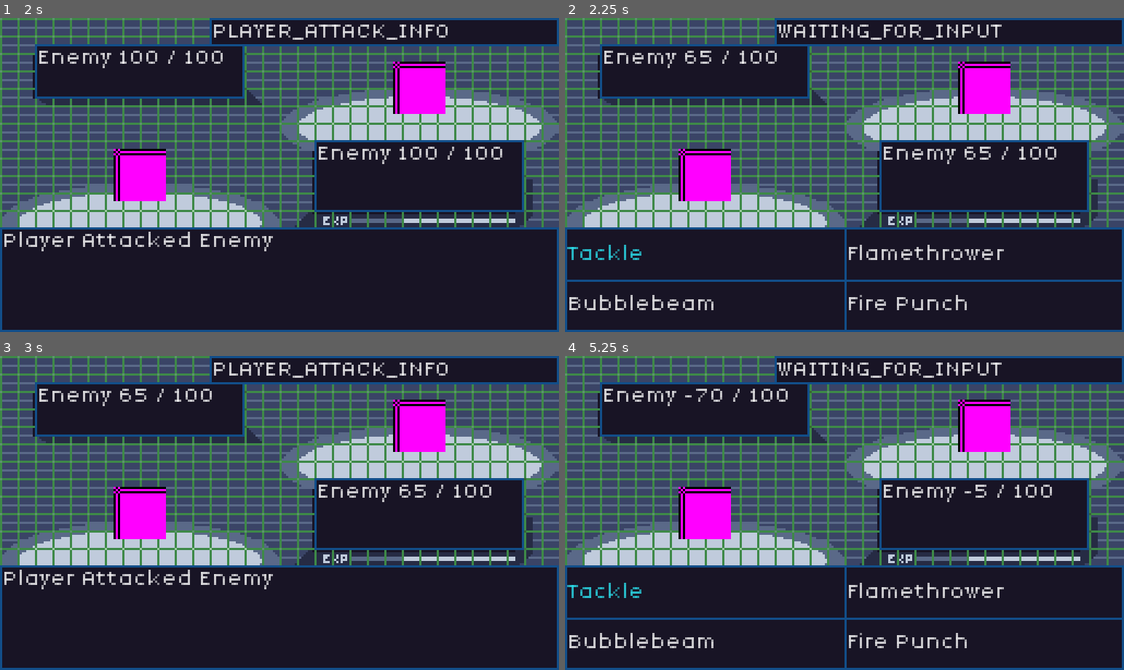
Above: before the commit, frames 1-4 (two rows, left to right).
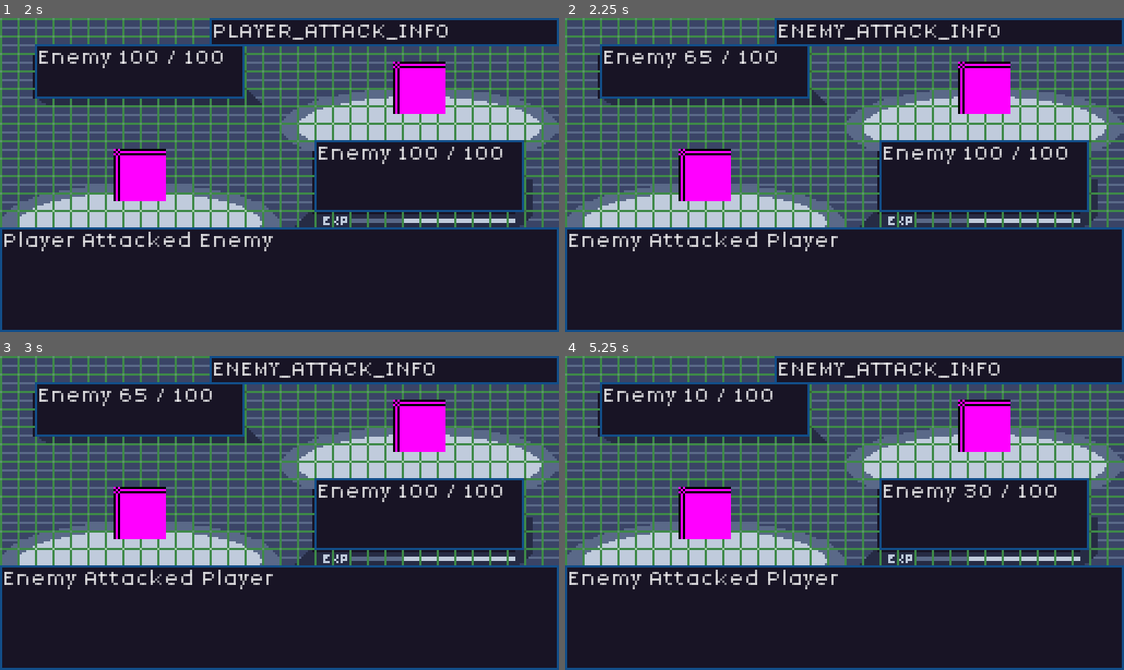
Above: after the commit, the same moments.

Repository: JakeTaussig/rpg-rougelike
Game: Godot game, scene res://scenes/battle.tscn
Two runs of this game, one before a commit and one after it. Both use one fixed random seed, a clock stepped at 60 frames per second and the inputs below.
Inputs (mouse positions are in pixels of both pictures, inside the frame that each line leads up to):
- Up to frame 1 (2 s): click "Attack" at 0.5 s; click "Tackle" at 1.25 s
- Up to frame 2 (2.25 s): tap Enter (ui_accept) at 2 s; hold Enter (ui_accept) from 2.03 s (still down)
- Up to frame 3 (3 s): release Enter (ui_accept) at 2.75 s; click (419, 591) at 2.75 s, where only the run before the commit has a clickable "Flamethrower"
- Up to frame 4 (5.25 s): tap Enter (ui_accept) at 3.5, 3.6, 3.77, 4.07, 5 s; click (704, 641) at 4.25 s, where only the run after the commit has a clickable "Bubblebeam"; hold Enter (ui_accept) from 5.03 s (still down)

Frame 1 is identical in both runs. In frame 2, 3.8% of the frame differs, in the area x 0-100%, y 2-100%; in frame 3, 2.2%; in frame 4, 4.0%.

Commit message:
use `is_action_just_pressed` instead of `is_action_pressed`

Diff:
--- a/scripts/battle.gd
+++ b/scripts/battle.gd
@@ -59,7 +59,7 @@
 	battle_participants.sort_custom(func(a, b): return a.speed - b.speed)
 
 func _input(event):
-	if Input.is_action_pressed("ui_accept"):
+	if Input.is_action_just_pressed("ui_accept"):
 		if state == State.PLAYER_ATTACK_INFO:
 			_update_state(State.ENEMY_ATTACK)
 		elif state == State.ENEMY_ATTACK_INFO:
